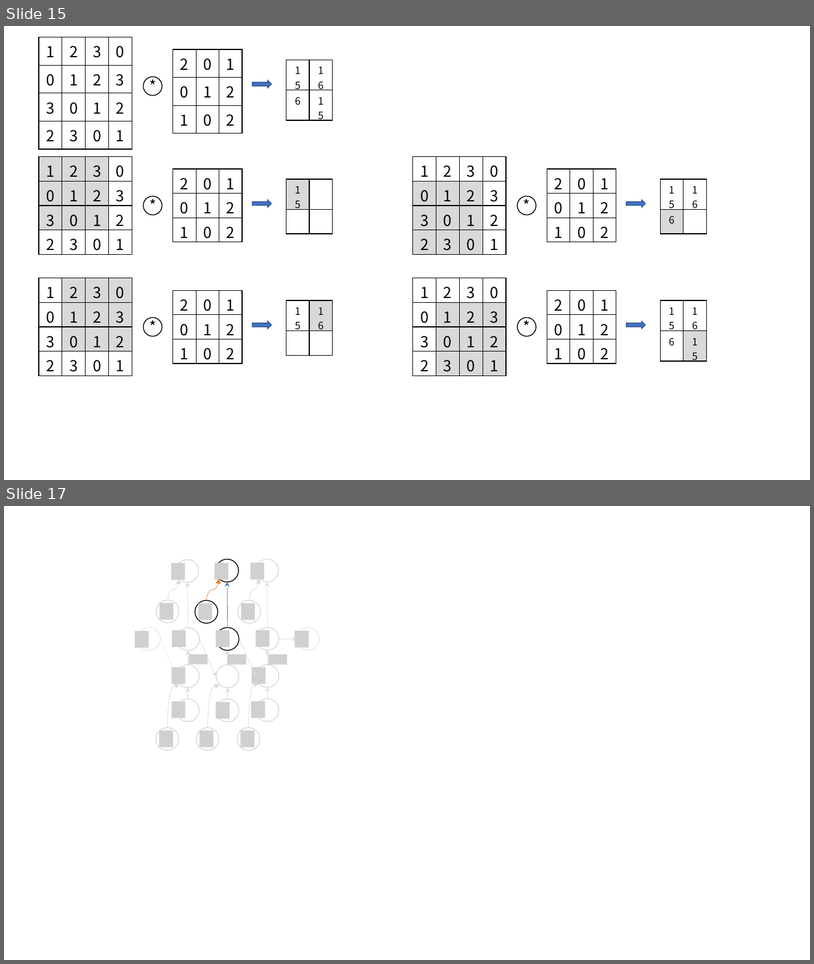
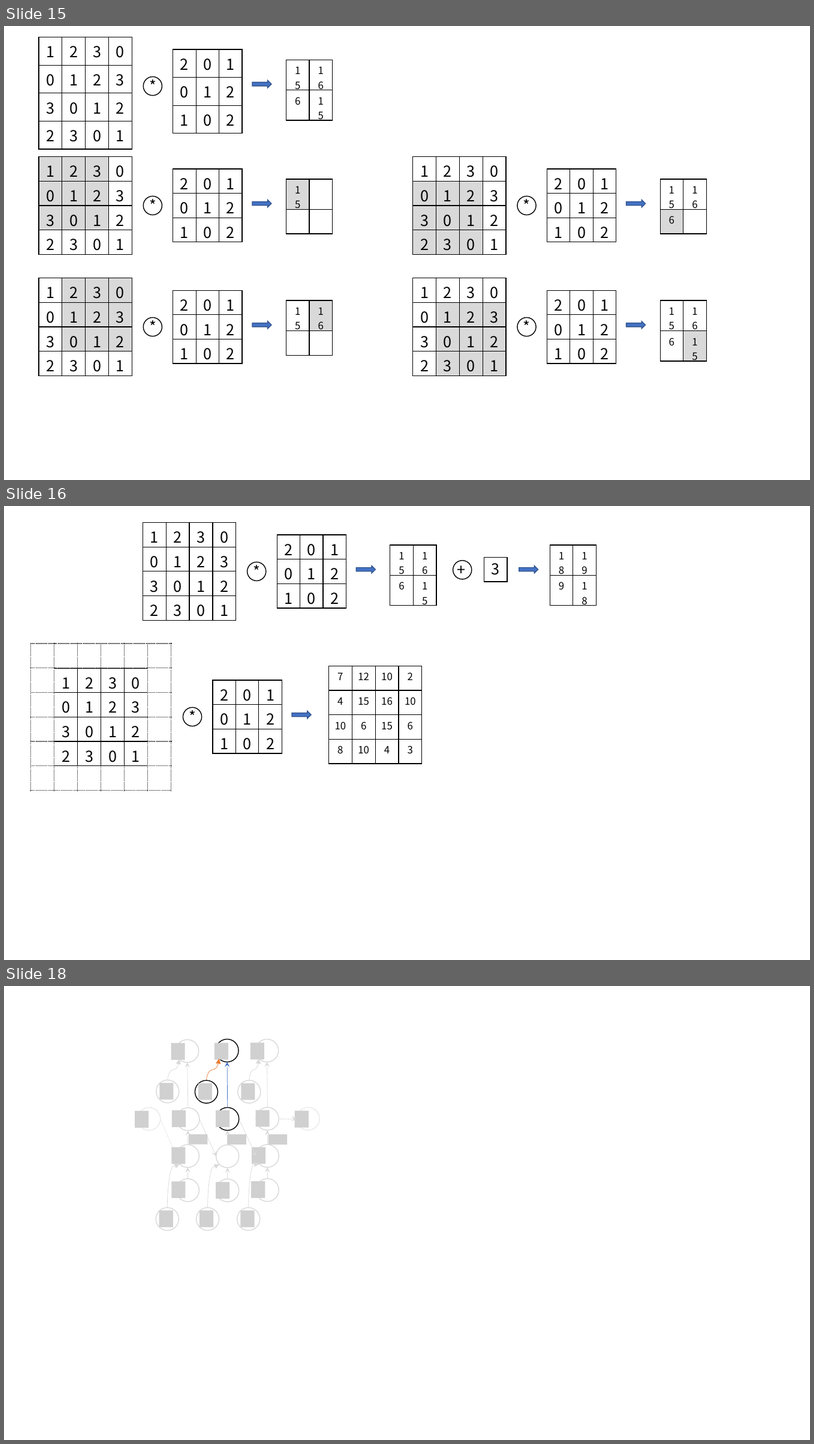
Before and after one commit to DrDavidS/basic_Machine_Learning, a slide deck: back_up_images/矢量图片.pptx. Shown one above the other, each under a label of ours: slides 15 and 17 before the commit, slides 15, 16 and 18 after it; the slides between them are not shown. The pictures are 814x964 and 814x1444 pixels, drawn with LibreOffice and Linux fonts; fonts in the diff are those of the drawing; grey boxes stand for pictures; background and template pictures are left out. Boxes give left, top, right and bottom in pixels: in the first picture for what was removed or moved away, otherwise in the second. Text is boxed around its words. In the diff, an @@ line names an element or a change of style, - is before the commit and + after.

```diff
--- a/back_up_images/矢量图片.pptx
+++ b/back_up_images/矢量图片.pptx
@@ slide 16 added at [4, 506, 810, 960], background #FFFFFF @@
@@ table added at [143, 522, 237, 621], 4 rows, 4 columns @@
+1 | 2 | 3 | 0
+0 | 1 | 2 | 3
+3 | 0 | 1 | 2
+2 | 3 | 0 | 1
@@ table added at [278, 535, 347, 608], 3 rows, 3 columns @@
+2 | 0 | 1
+0 | 1 | 2
+1 | 0 | 2
@@ text added at [247, 559, 266, 583], 18 pt, text #000000 @@
+*
@@ table added at [390, 545, 437, 594], 2 rows, 2 columns @@
+15 | 16
+6 | 15
@@ text added at [452, 558, 474, 582], 18 pt, text #000000 @@
++
@@ table added at [485, 558, 507, 582], 1 rows, 1 columns @@
+
@@ table added at [550, 545, 596, 594], 2 rows, 2 columns @@
+18 | 19
+9 | 18
@@ ellipse added at [247, 562, 266, 581], fill #FFFFFF, outline #000000 1 pt @@
@@ right arrow added at [357, 566, 376, 573], fill #4472C4, outline #325491 1 pt @@
@@ ellipse added at [453, 561, 472, 579], fill #FFFFFF, outline #000000 1 pt @@
@@ text added at [492, 563, 500, 575], 18 pt, text #000000 @@
+3
@@ right arrow added at [519, 566, 539, 573], fill #4472C4, outline #325491 1 pt @@
@@ table added at [30, 643, 54, 766], 5 rows, 1 columns @@
+
+
+
+
+
@@ table added at [54, 643, 149, 668], 1 rows, 4 columns @@
+ |  |  | 
@@ table added at [148, 643, 171, 766], 5 rows, 1 columns @@
+
+
+
+
+
@@ table added at [329, 666, 423, 764], 4 rows, 4 columns @@
+7 | 12 | 10 | 2
+4 | 15 | 16 | 10
+10 | 6 | 15 | 6
+8 | 10 | 4 | 3
@@ table added at [54, 668, 149, 766], 4 rows, 4 columns @@
+1 | 2 | 3 | 0
+0 | 1 | 2 | 3
+3 | 0 | 1 | 2
+2 | 3 | 0 | 1
@@ table added at [213, 680, 282, 753], 3 rows, 3 columns @@
+2 | 0 | 1
+0 | 1 | 2
+1 | 0 | 2
@@ ellipse added at [183, 708, 202, 726], fill #FFFFFF, outline #000000 1 pt @@
@@ text added at [183, 705, 202, 729], 18 pt, text #000000 @@
+*
@@ right arrow added at [292, 711, 311, 718], fill #4472C4, outline #325491 1 pt @@
@@ table added at [30, 766, 172, 790], 1 rows, 6 columns @@
+ |  |  |  |  | 
@@ what was slide 17 is now slide 18 @@
```
Also in this commit, not shown: 1 other file.
